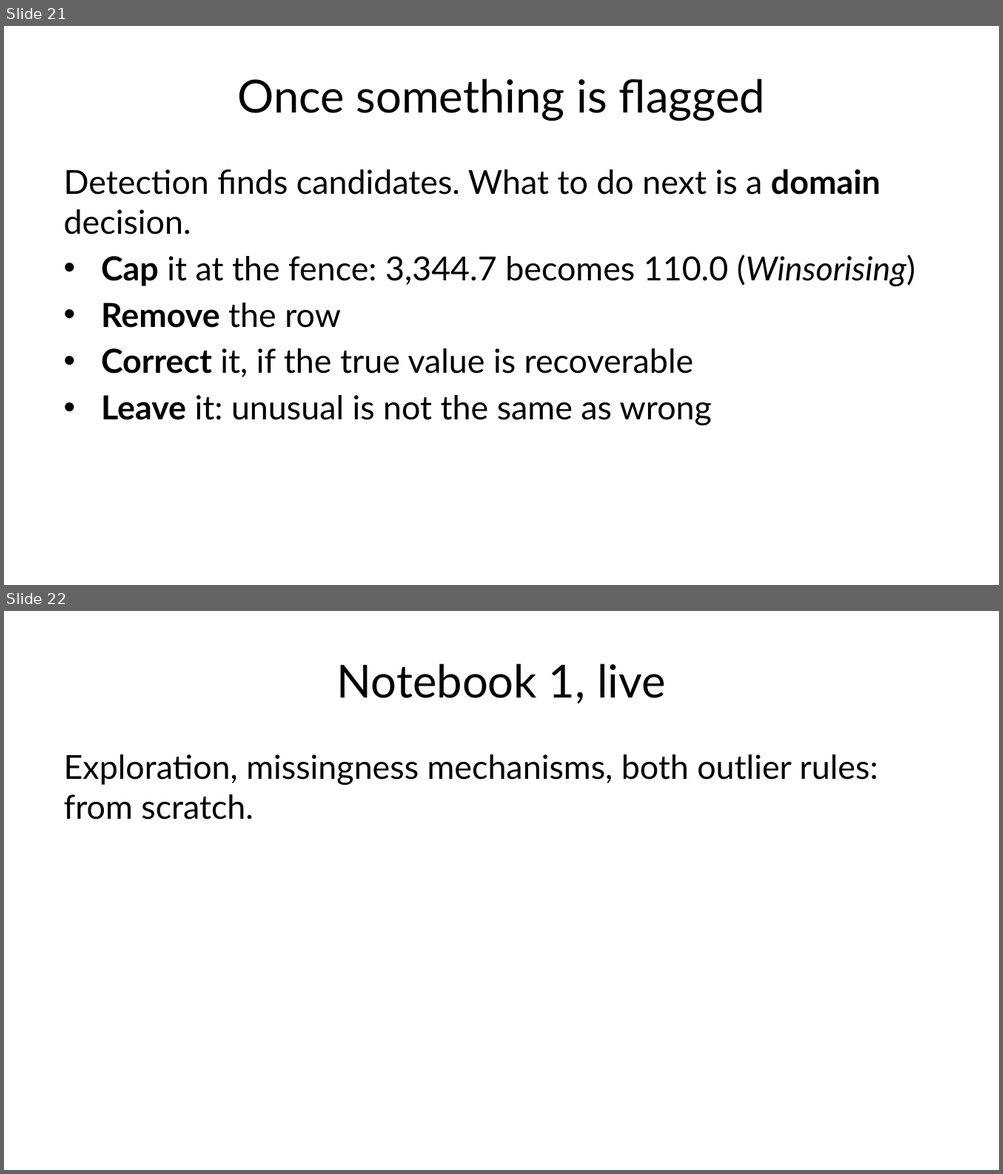
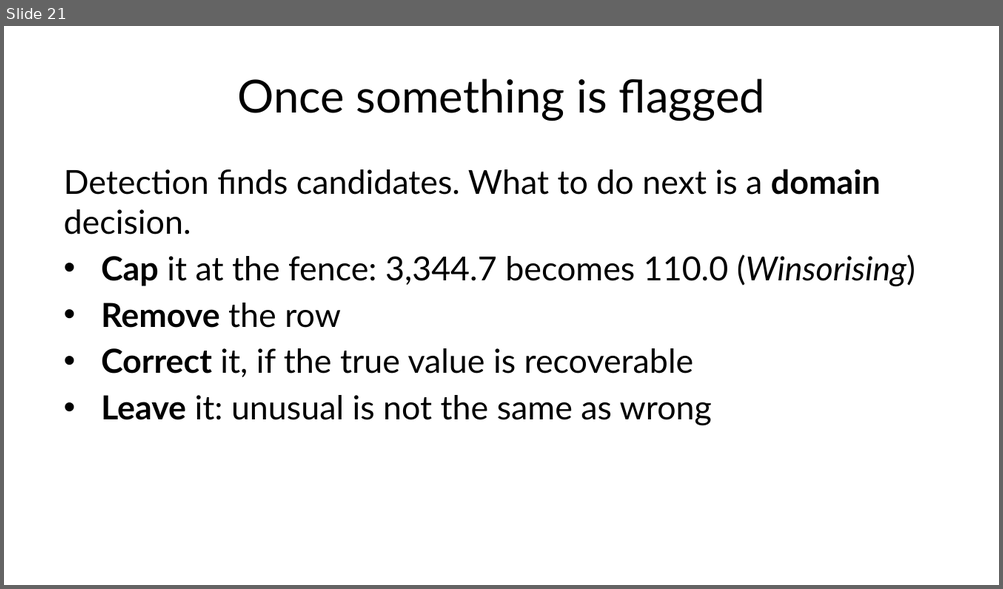
Before and after one commit to fabioantonini/technologies-for-artificial-intelligence, a slide deck: Lessons/02_data_exploration_and_preparation/Slides/data_exploration_and_preparation_slides.pptx. Shown one above the other, each under a label of ours: slides 21 and 22 before the commit, slide 21 after it. The pictures are 1003x1174 and 1003x589 pixels, drawn with LibreOffice and Linux fonts; fonts in the diff are those of the drawing; background and template pictures are left out. Boxes give left, top, right and bottom in pixels: in the first picture for what was removed or moved away, otherwise in the second. Text is boxed around its words. In the diff, an @@ line names an element or a change of style, - is before the commit and + after.

```diff
--- a/Lessons/02_data_exploration_and_preparation/Slides/data_exploration_and_preparation_slides.pptx
+++ b/Lessons/02_data_exploration_and_preparation/Slides/data_exploration_and_preparation_slides.pptx
@@ slide 22 removed at <box>4,611,999,1170</box>, background #FFFFFF @@
@@ title removed at <box>337,664,666,703</box> @@
-Notebook 1, live
@@ text removed at <box>64,755,878,820</box> @@
-Exploration, missingness mechanisms, both outlier rules: from scratch.
```
Also in this commit, not shown: 6 slides changed, 2 slides added, 1 other slide removed, 2 other files.
